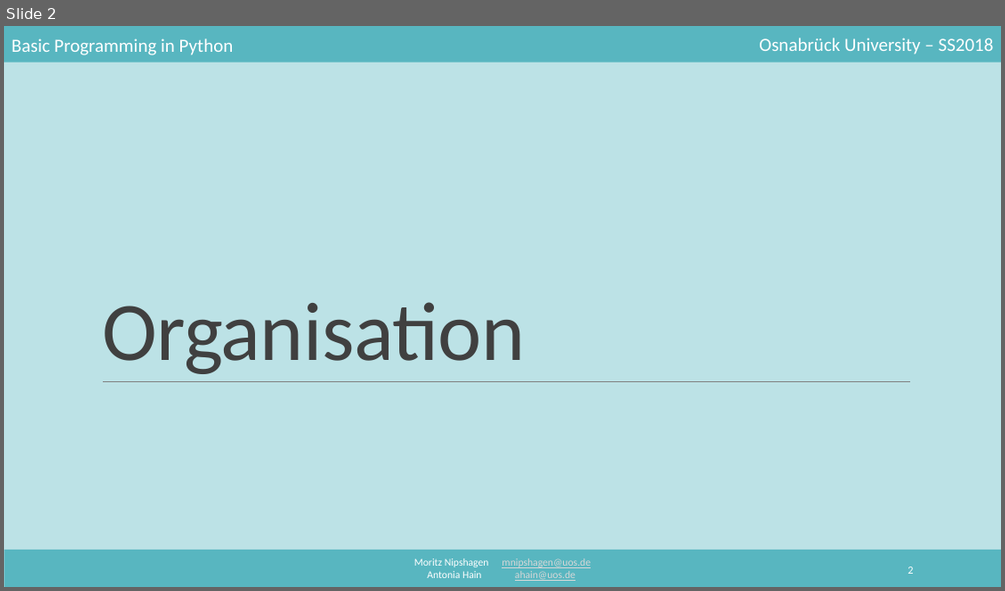
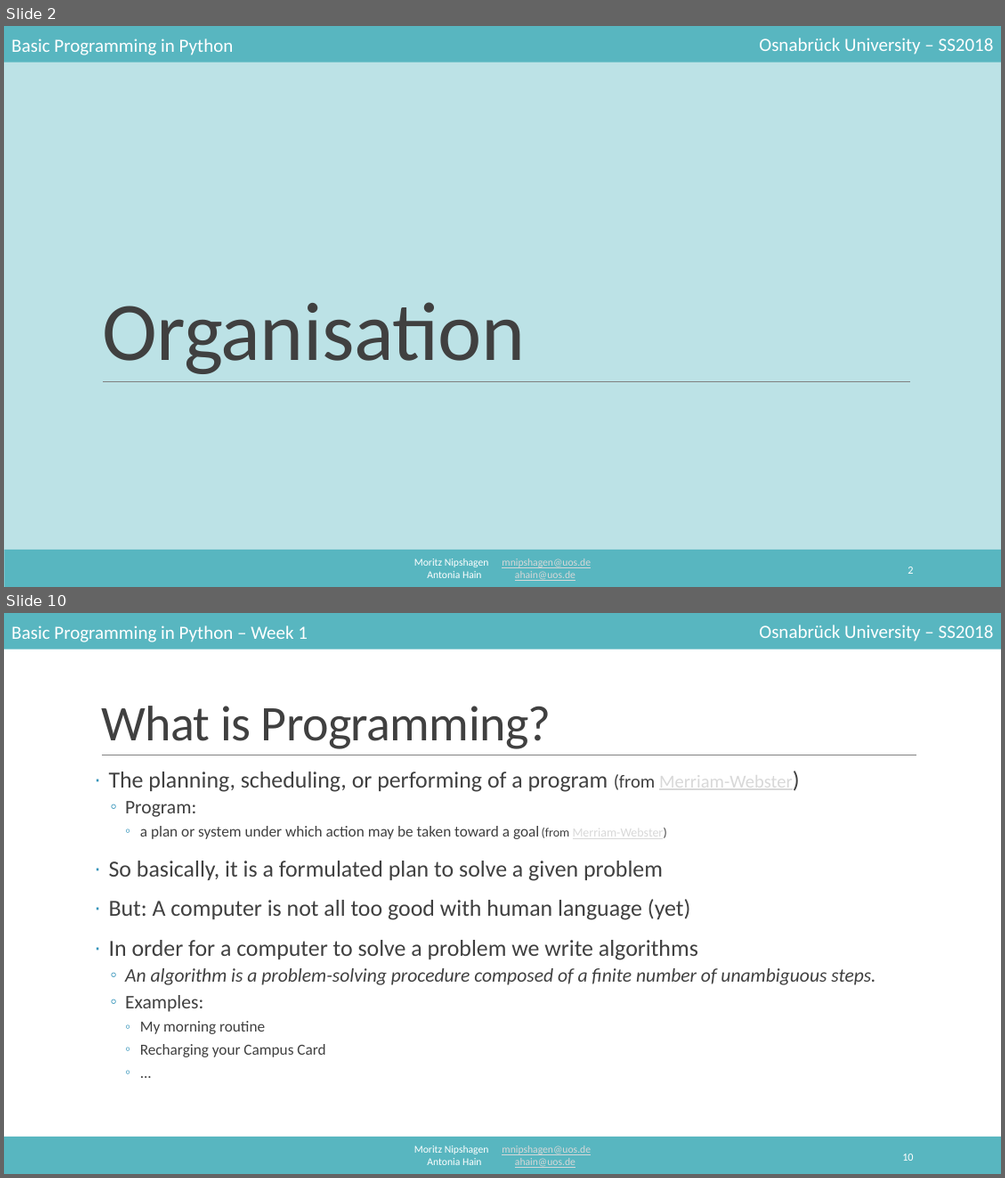
Before and after one commit to mnipshagen/monty, a slide deck: 2018/01/Hello_World.pptx. Shown one above the other, each under a label of ours: slide 2 before the commit, slides 2 and 10 after it; the slides between them are not shown. The pictures are 1005x591 and 1005x1178 pixels, drawn with LibreOffice and Linux fonts; fonts in the diff are those of the drawing. Boxes give left, top, right and bottom in pixels: in the first picture for what was removed or moved away, otherwise in the second. Text is boxed around its words. In the diff, an @@ line names an element or a change of style, - is before the commit and + after.

```diff
--- a/2018/01/Hello_World.pptx
+++ b/2018/01/Hello_World.pptx
@@ slide 10 added at bbox=[4, 613, 1001, 1174], background #FFFFFF; not listed: 4 template elements that a slide beside it also shows @@
@@ text added at bbox=[11, 625, 307, 642], 18 pt, text #FFFFFF @@
+Basic Programming in Python – Week 1
@@ title added at bbox=[101, 706, 551, 749], 48 pt, text #404040 @@
+What is Programming?
@@ line added from (102, 755) to (917, 755), #808080 0.5 pt @@
@@ text added at bbox=[109, 771, 875, 1057], 22.2 pt, text #404040 @@
+· The planning, scheduling, or performing of a program (from Merriam-Webster)
+  ◦ Program:
+    ◦ a plan or system under which action may be taken toward a goal (from Merriam-Webster)
+· So basically, it is a formulated plan to solve a given problem
+· But: A computer is not all too good with human language (yet)
+· In order for a computer to solve a problem we write algorithms
+  ◦ An algorithm is a problem-solving procedure composed of a finite number of unambiguous steps.
+  ◦ Examples:
+    ◦ My morning routine
+    ◦ Recharging your Campus Card
+    ◦ ...
@@ page number added at bbox=[902, 1153, 913, 1160], 10.5 pt, text #FFFFFF @@
+10
```
Also in this commit, not shown: 3 slides changed, 16 other slides added, 13 other files.
